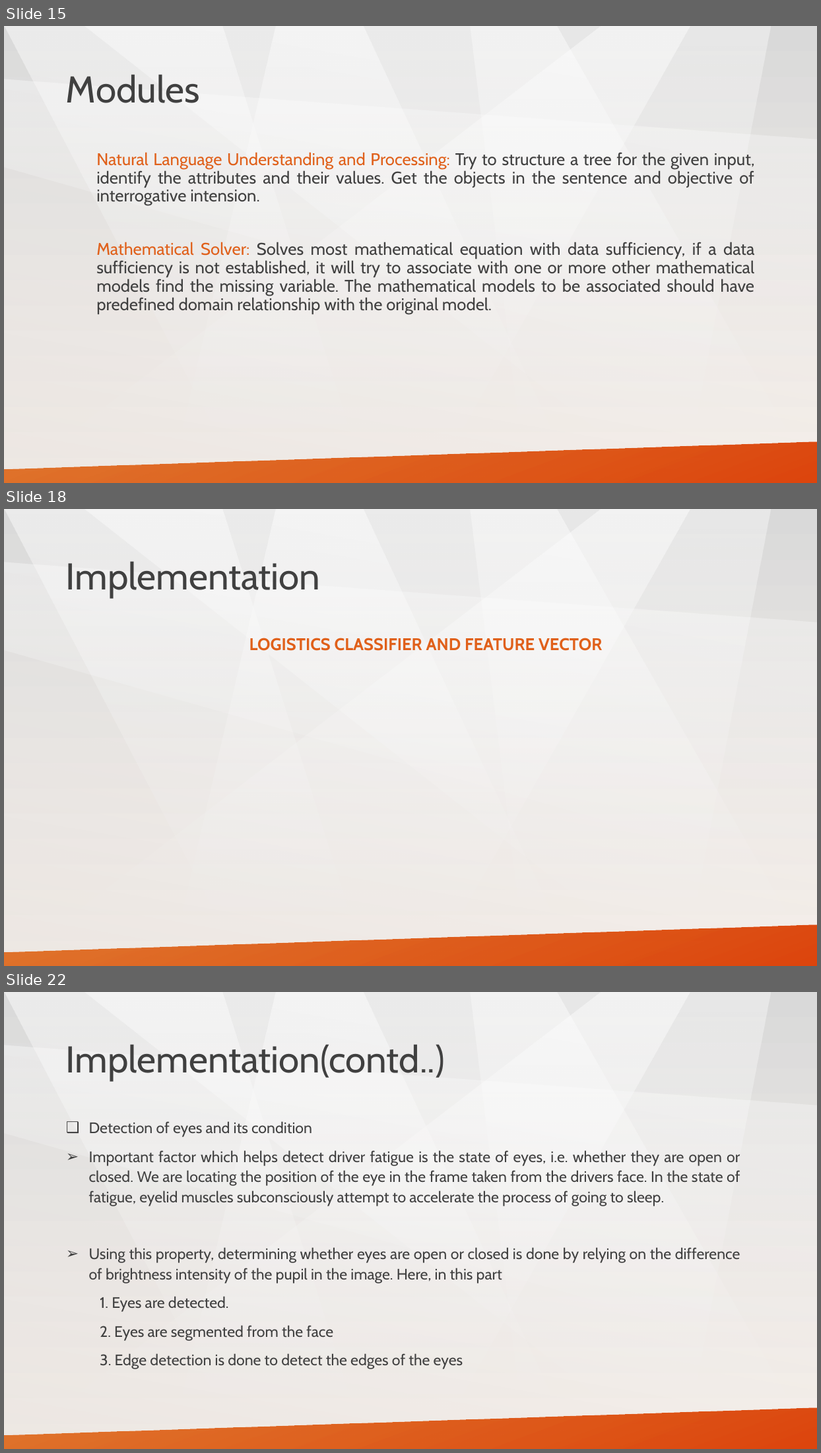
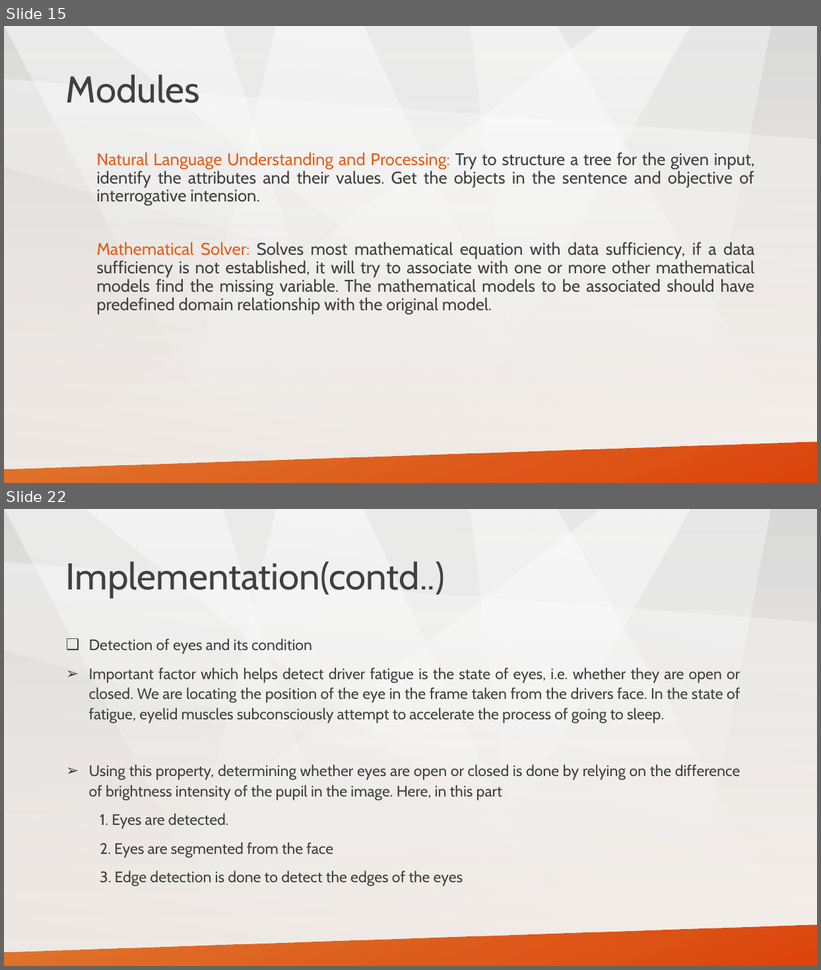
Before and after one commit to tathagatnawadia/Project-YellowPanda, a slide deck: Presentation/project_yellowpanda.pptx. Shown one above the other, each under a label of ours: slides 15, 18 and 22 before the commit, slides 15 and 22 after it; the slides between them are not shown. The pictures are 821x1453 and 821x970 pixels, drawn with LibreOffice and Linux fonts; fonts in the diff are those of the drawing. Boxes give left, top, right and bottom in pixels: in the first picture for what was removed or moved away, otherwise in the second. Text is boxed around its words. In the diff, an @@ line names an element or a change of style, - is before the commit and + after.

```diff
--- a/Presentation/project_yellowpanda.pptx
+++ b/Presentation/project_yellowpanda.pptx
@@ slide 18 removed at [4, 509, 817, 966], background gradient #D9D9D9 to #FCF5EF; not listed: 8 template elements that a slide beside it also shows @@
@@ title removed at [66, 561, 320, 598] @@
-Implementation
@@ text removed at [250, 638, 602, 651] @@
-    LOGISTICS CLASSIFIER AND FEATURE VECTOR
```
Also in this commit, not shown: 6 slides changed, 4 slides added, 9 other slides removed.
